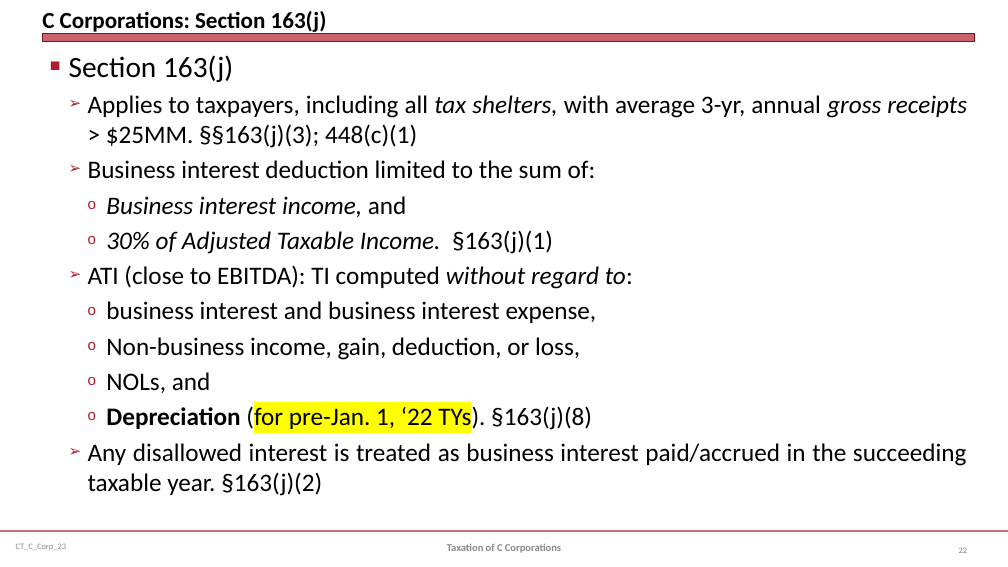
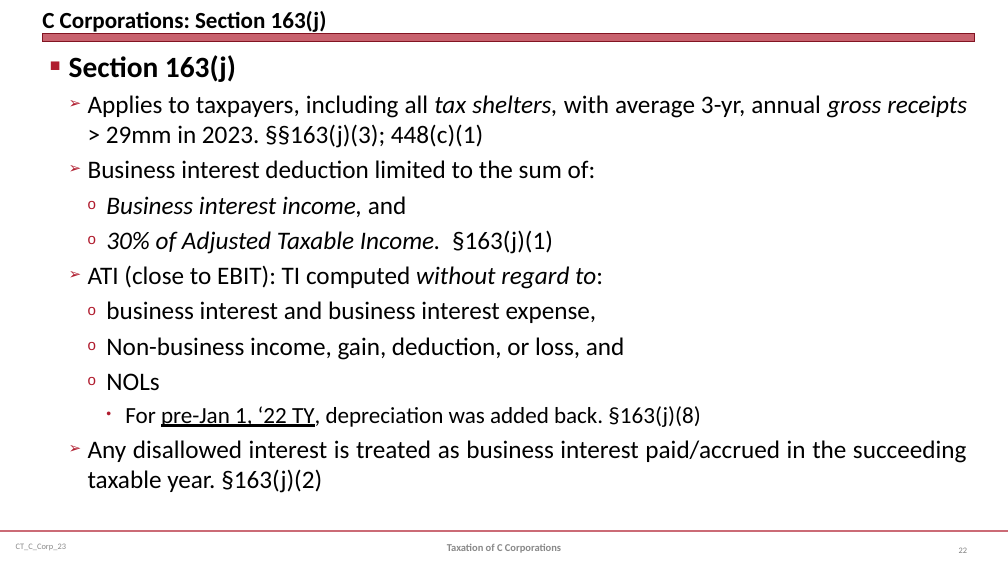
Before and after one commit to jmc877/Corporate-Tax, a slide deck: slide 22 of slides/CT_C_Corp_23.pptx. Drawn at 1008x567 pixels with LibreOffice and Linux fonts; fonts in the diff are those of the drawing. Boxes give left, top, right and bottom in pixels: in the first picture for what was removed or moved away, otherwise in the second. Text is boxed around its words. In the diff, an @@ line names an element or a change of style, - is before the commit and + after.

```diff
--- a/slides/CT_C_Corp_23.pptx
+++ b/slides/CT_C_Corp_23.pptx
@@ text at bbox=[69, 55, 236, 82]: bold on in "Section 163(j)" @@
@@ text at bbox=[88, 95, 967, 148]: text changed @@
-  ➢ Applies to taxpayers, including all tax shelters, with average 3-yr, annual gross receipts > $25MM. §§163(j)(3); 448(c)(1)
+  ➢ Applies to taxpayers, including all tax shelters, with average 3-yr, annual gross receipts > 29mm in 2023. §§163(j)(3); 448(c)(1)
@@ text at bbox=[88, 265, 603, 289]: text changed @@
-  ➢ ATI (close to EBITDA): TI computed without regard to:
+  ➢ ATI (close to EBIT): TI computed without regard to:
@@ text at bbox=[106, 337, 700, 427]: text changed; size 24 to 22 pt @@
-    o Non-business income, gain, deduction, or loss,
-    o NOLs, and
-    o Depreciation (for pre-Jan. 1, ‘22 TYs). §163(j)(8)
+    o Non-business income, gain, deduction, or loss, and
+    o NOLs
+      • For pre-Jan 1, ‘22 TY, depreciation was added back. §163(j)(8)
```
Also in this commit, not shown: 7 other slides changed, 6 slides added.
